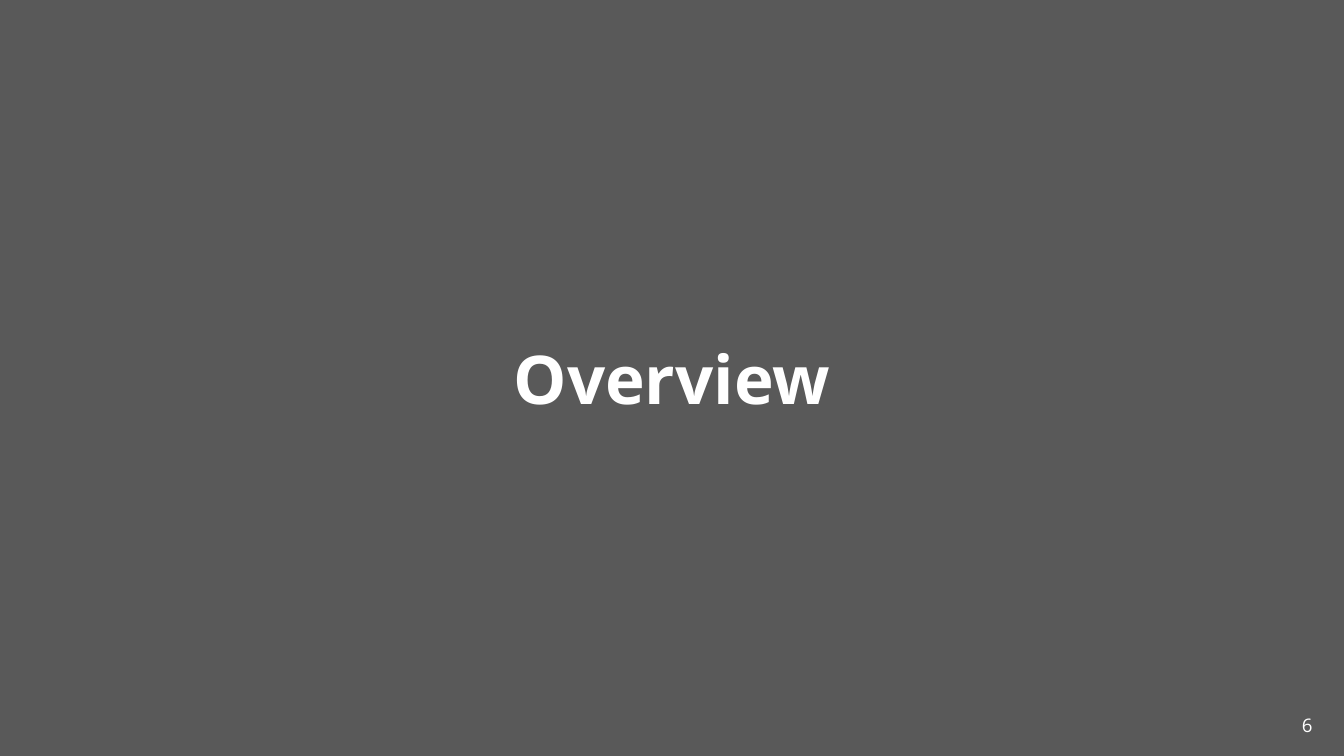
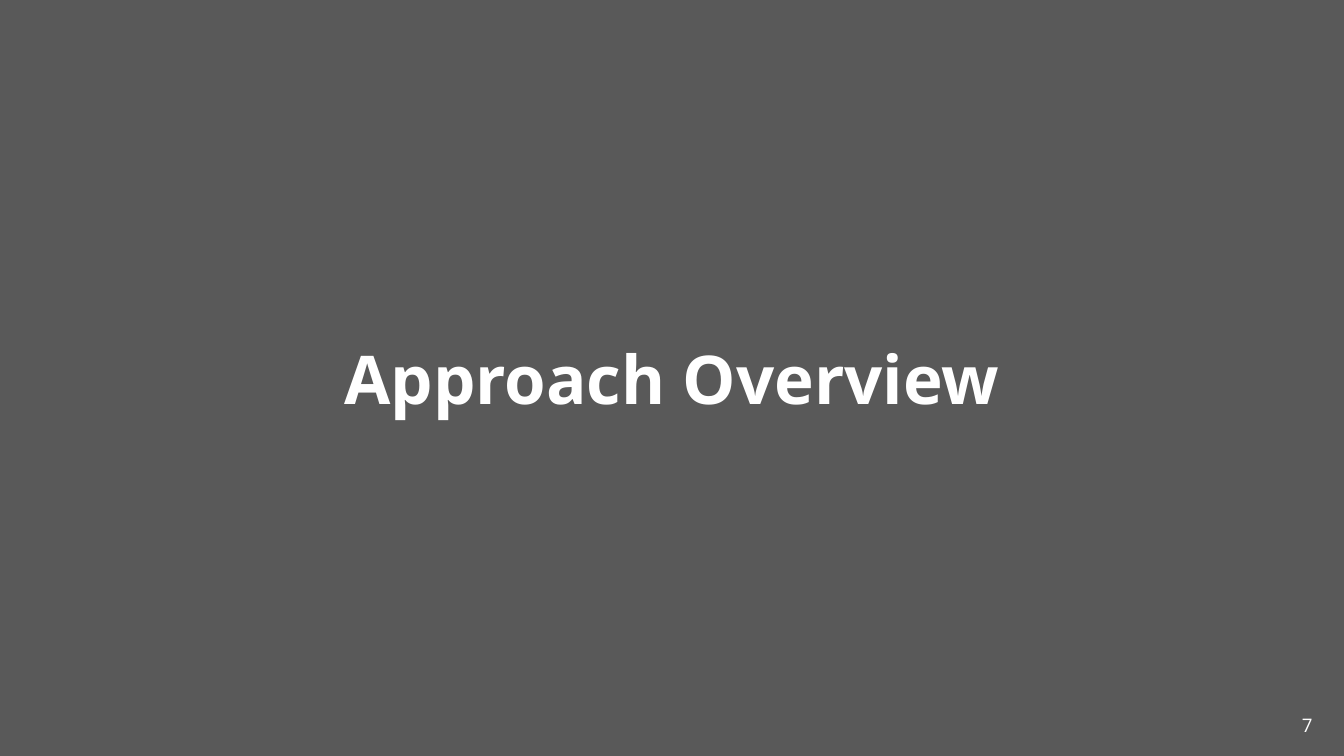
Before and after one commit to cmu-soda/Robustness, a slide deck: slide 7 of Robustness.pptx (slide 6 before the commit). Drawn at 1344x756 pixels with LibreOffice and Linux fonts; fonts in the diff are those of the drawing. Boxes give left, top, right and bottom in pixels: in the first picture for what was removed or moved away, otherwise in the second. Text is boxed around its words. In the diff, an @@ line names an element or a change of style, - is before the commit and + after.

```diff
--- a/Robustness.pptx
+++ b/Robustness.pptx
@@ title at (x1=344, y1=353, x2=999, y2=420): text changed @@
-Overview
+Approach Overview
@@ page number at (x1=1302, y1=718, x2=1313, y2=732): text changed @@
-6
+7
```
Also in this commit, not shown: 24 other slides changed, 18 slides added, 13 slides removed, 2 other files.
